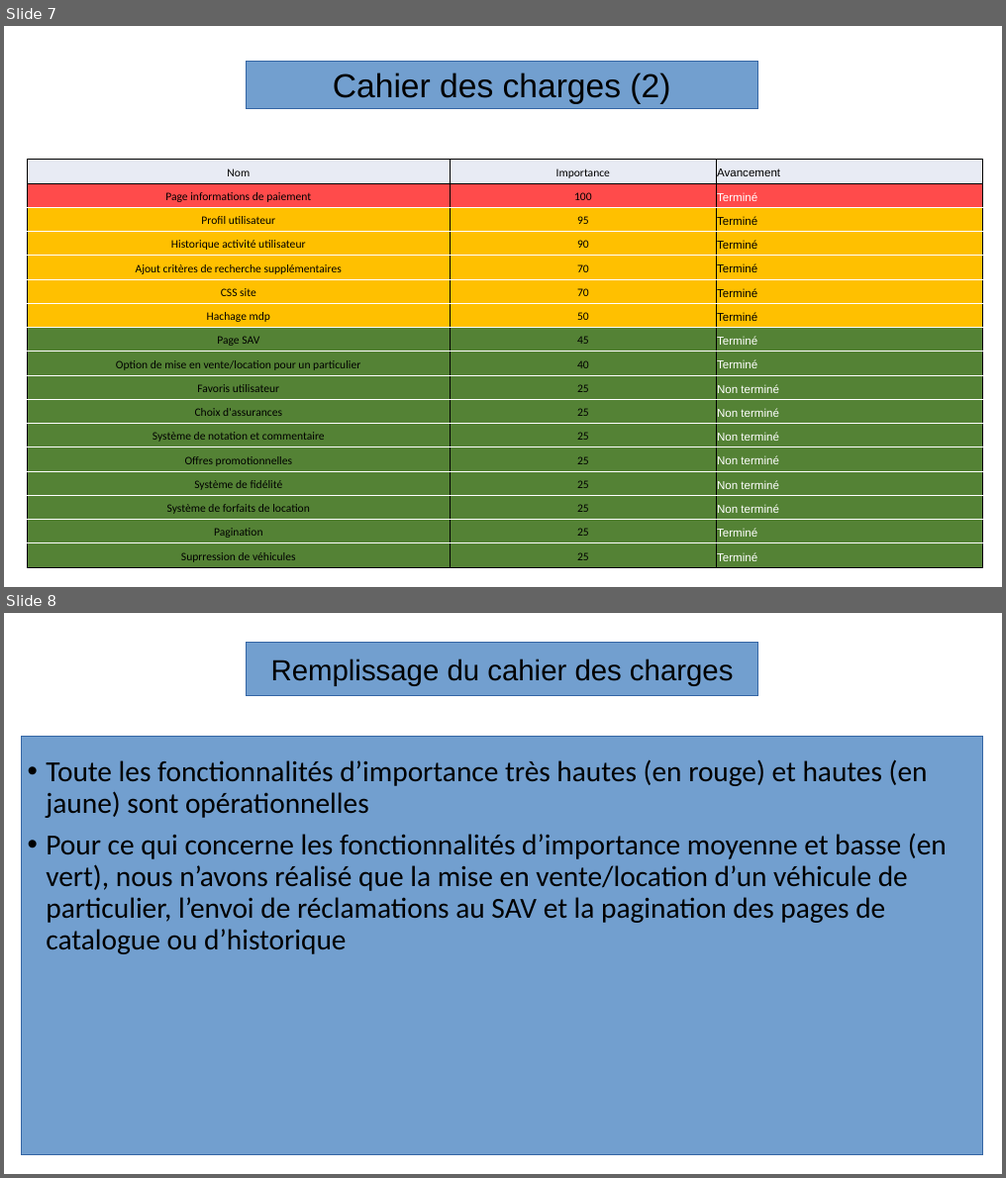
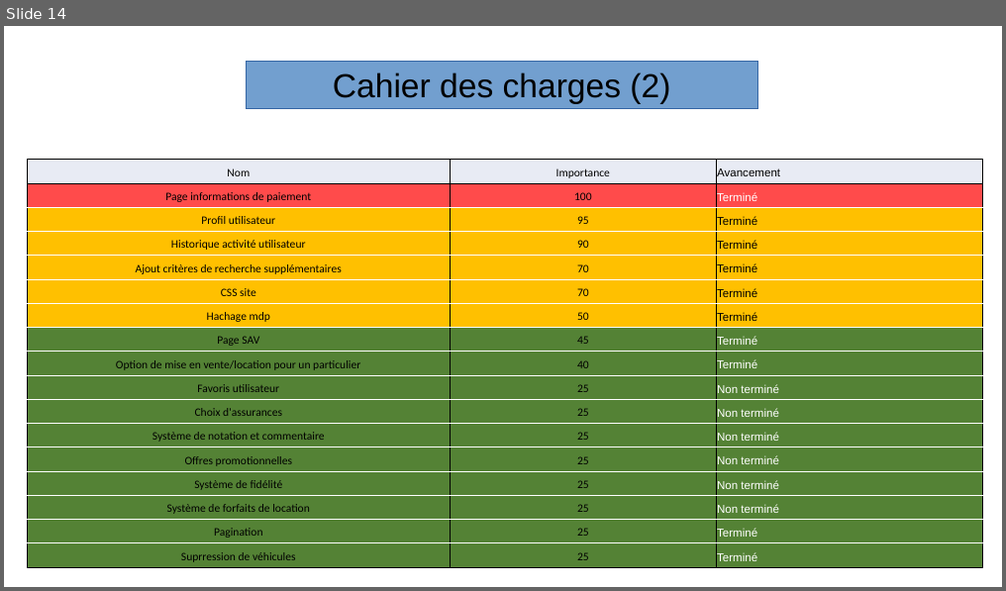
Before and after one commit to Ganti7/Carmania, a slide deck: documentation/diapo_PIA.odp. Shown one above the other, each under a label of ours: slides 7 and 8 before the commit, slide 14 after it. The pictures are 1006x1178 and 1006x591 pixels, drawn with LibreOffice and Linux fonts; fonts in the diff are those of the drawing; background and template pictures are left out. Boxes give left, top, right and bottom in pixels: in the first picture for what was removed or moved away, otherwise in the second. Text is boxed around its words. In the diff, an @@ line names an element or a change of style, - is before the commit and + after.

```diff
--- a/documentation/diapo_PIA.odp
+++ b/documentation/diapo_PIA.odp
@@ slide 8 removed at <box>4,613,1002,1174</box>, background picture (left out) @@
@@ rectangle removed at <box>246,642,758,695</box> @@
-Remplissage du cahier des charges
@@ rectangle removed at <box>22,737,982,1155</box> @@
@@ text removed at <box>46,760,946,955</box> @@
-• Toute les fonctionnalités d’importance très hautes (en rouge) et hautes (en jaune) sont opérationnelles
-• Pour ce qui concerne les fonctionnalités d’importance moyenne et basse (en vert), nous n’avons réalisé que la mise en vente/location d’un véhicule de particulier, l’envoi de réclamations au SAV et la pagination des pages de catalogue ou d’historique
@@ what was slide 7 is now slide 14 @@
```
Also in this commit, not shown: 1 slide changed.
